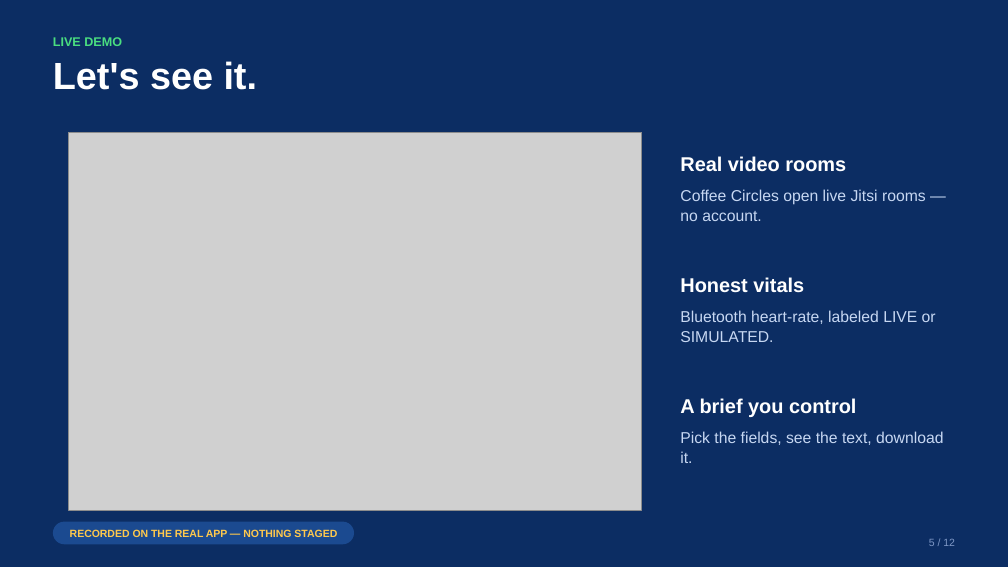
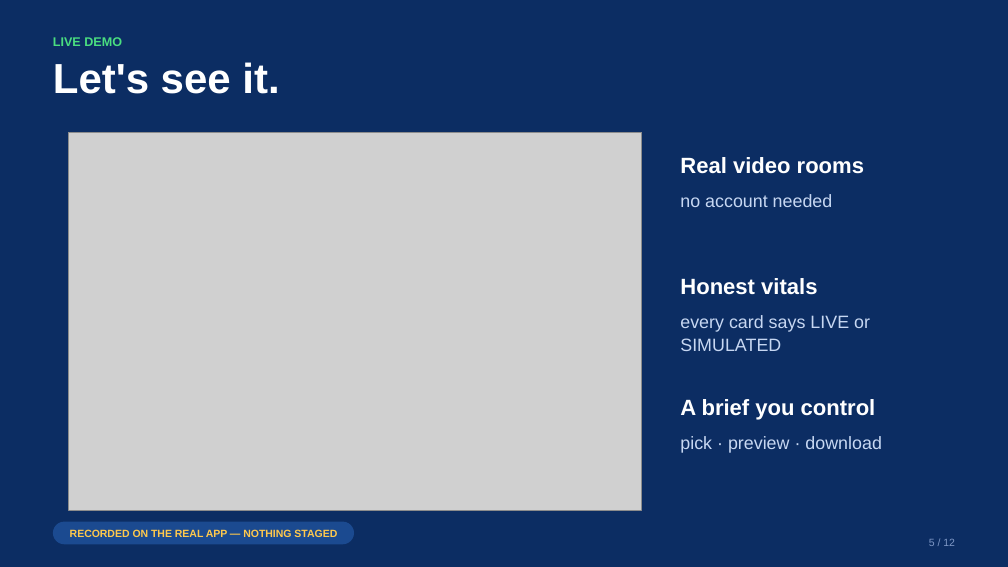
Before and after one commit to engineer2025-sudo/Care, a slide deck: slide 5 of pitch/CareSphere_Congressional_App_Challenge_Deck.pptx. Drawn at 1008x567 pixels with LibreOffice and Linux fonts; fonts in the diff are those of the drawing; grey boxes stand for pictures. Boxes give left, top, right and bottom in pixels: in the first picture for what was removed or moved away, otherwise in the second. Text is boxed around its words. In the diff, an @@ line names an element or a change of style, - is before the commit and + after.

```diff
--- a/pitch/CareSphere_Congressional_App_Challenge_Deck.pptx
+++ b/pitch/CareSphere_Congressional_App_Challenge_Deck.pptx
@@ text "Let's see it." at box(53, 62, 279, 94): size 36 to 40 pt; line spacing 40.3pt to 44.8pt @@
@@ text at box(680, 194, 833, 207): text changed; size 15 to 17 pt @@
-Coffee Circles open live Jitsi rooms — no account.
+no account needed
@@ text at box(680, 315, 870, 351): text changed; size 15 to 17 pt @@
-Bluetooth heart-rate, labeled LIVE or SIMULATED.
+every card says LIVE or SIMULATED
@@ size 19 to 21 pt; line spacing 22.8pt to 25.2pt in 3 elements at box(680, 157, 864, 174), box(680, 278, 817, 295), box(680, 399, 876, 420) @@
@@ text at box(680, 436, 882, 453): text changed; size 15 to 17 pt @@
-Pick the fields, see the text, download it.
+pick · preview · download
```
Also in this commit, not shown: 11 other slides changed, 17 other files.
